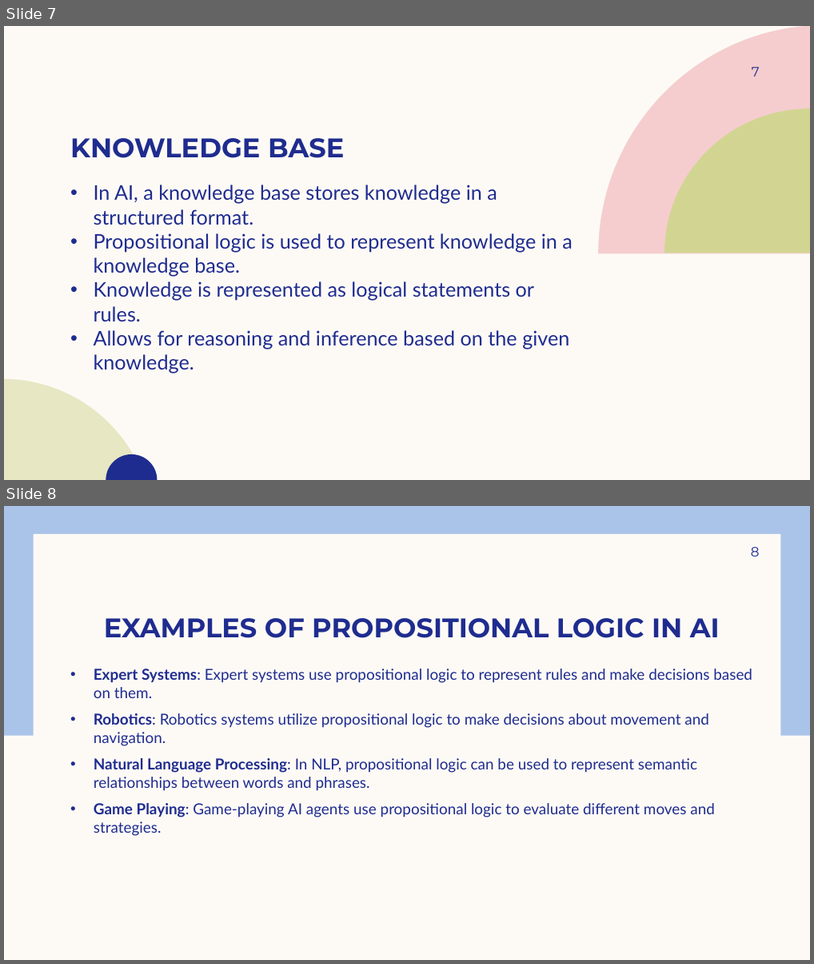
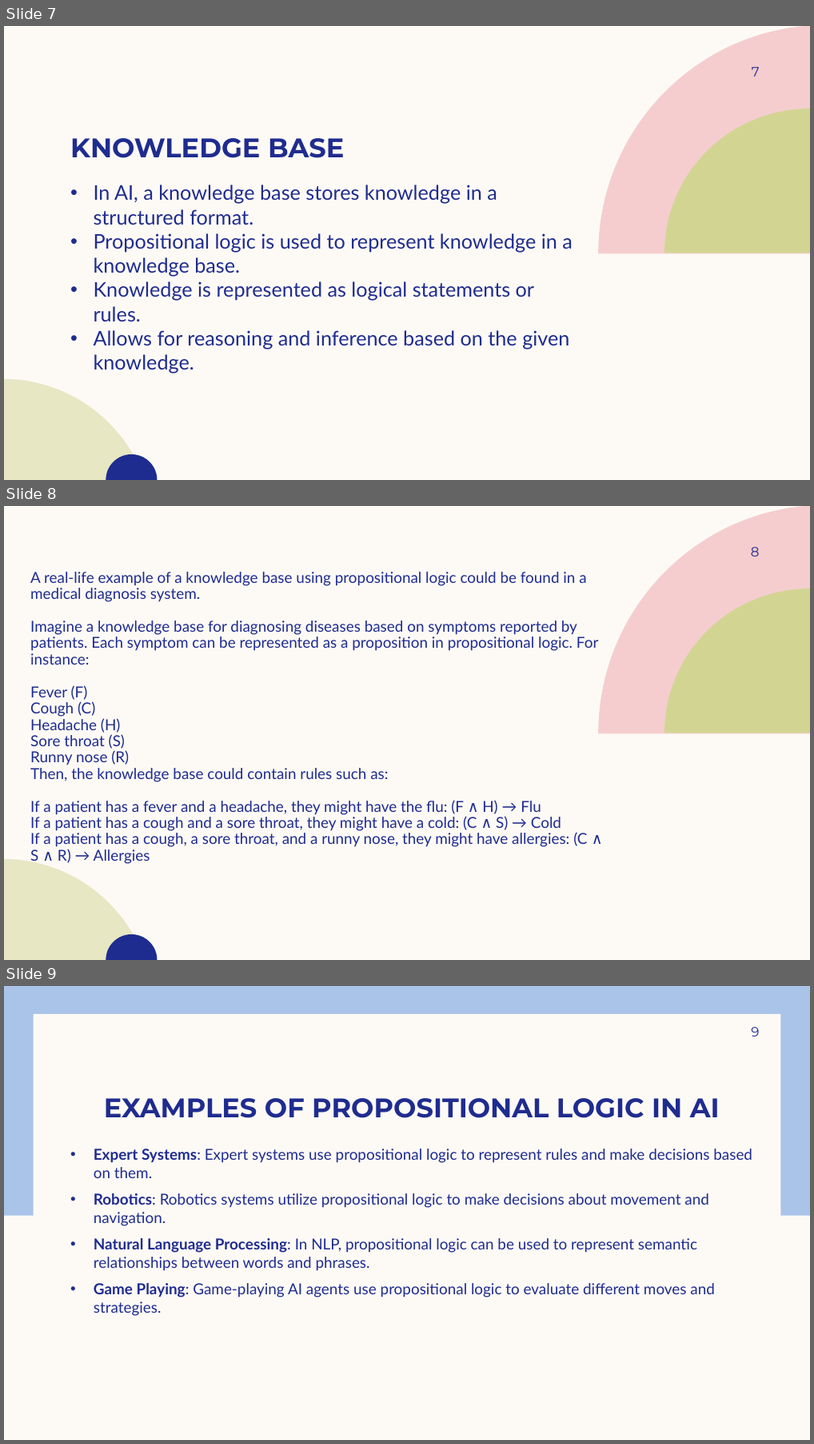
Before and after one commit to faaraan1997/MS-in-AI---Sem-2, a slide deck: Artificial Intelligence/Homework/Prepositional Logic/Propositional Logic.pptx. Shown one above the other, each under a label of ours: slides 7 and 8 before the commit, slides 7, 8 and 9 after it. The pictures are 814x964 and 814x1444 pixels, drawn with LibreOffice and Linux fonts; fonts in the diff are those of the drawing; background and template pictures are left out. Boxes give left, top, right and bottom in pixels: in the first picture for what was removed or moved away, otherwise in the second. Text is boxed around its words. In the diff, an @@ line names an element or a change of style, - is before the commit and + after.

```diff
--- a/Artificial Intelligence/Homework/Prepositional Logic/Propositional Logic.pptx
+++ b/Artificial Intelligence/Homework/Prepositional Logic/Propositional Logic.pptx
@@ slide 8 added at bbox=[4, 506, 810, 960], background #FDFAF6; not listed: 4 template elements that a slide beside it also shows @@
@@ page number added at bbox=[751, 547, 760, 556], 16 pt, text #1F2C8F @@
+8
@@ text added at bbox=[30, 572, 598, 864], 18 pt, text #1F2C8F @@
+A real-life example of a knowledge base using propositional logic could be found in a medical diagnosis system.
+Imagine a knowledge base for diagnosing diseases based on symptoms reported by patients. Each symptom can be represented as a proposition in propositional logic. For instance:
+Fever (F)
+Cough (C)
+Headache (H)
+Sore throat (S)
+Runny nose (R)
+Then, the knowledge base could contain rules such as:
+If a patient has a fever and a headache, they might have the flu: (F ∧ H) → Flu
+If a patient has a cough and a sore throat, they might have a cold: (C ∧ S) → Cold
+If a patient has a cough, a sore throat, and a runny nose, they might have allergies: (C ∧ S ∧ R) → Allergies
@@ what was slide 8 is now slide 9 @@
@@ page number at bbox=[751, 1027, 759, 1036]: text changed @@
-8
+9
```
Also in this commit, not shown: 3 other files.
